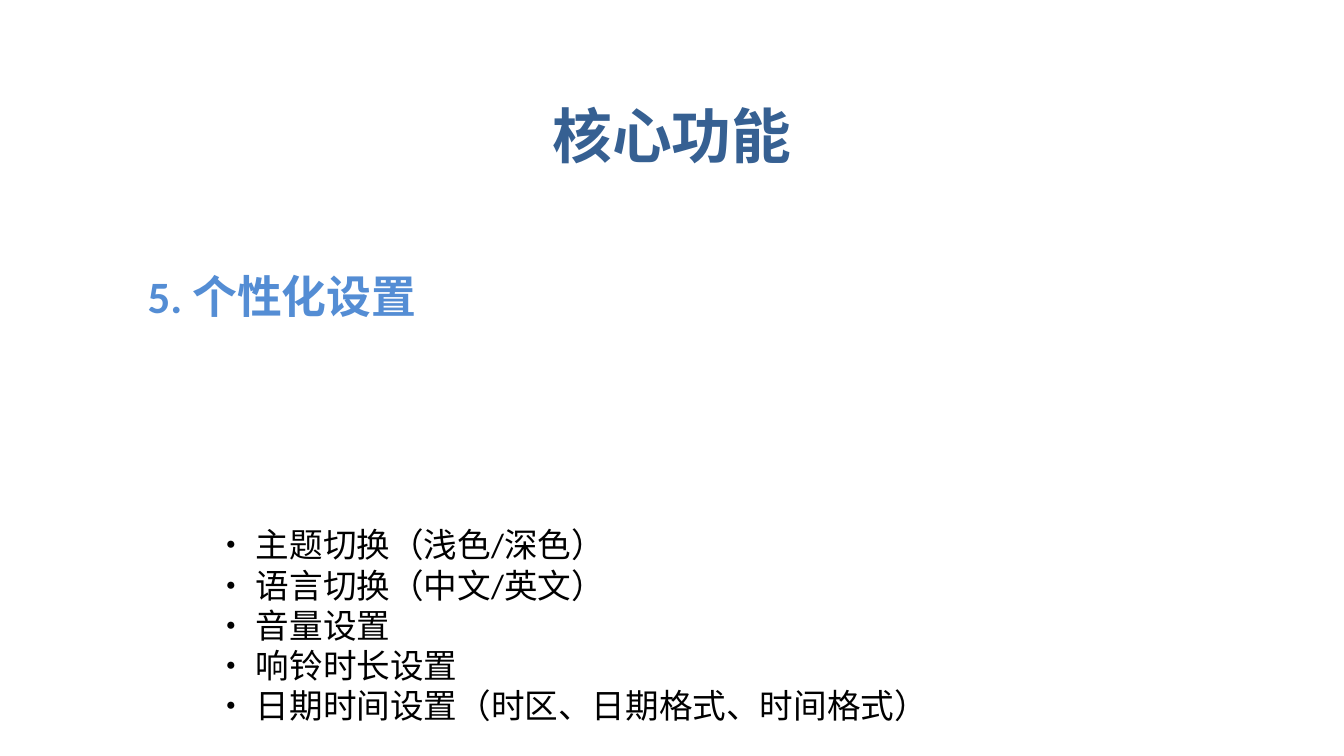
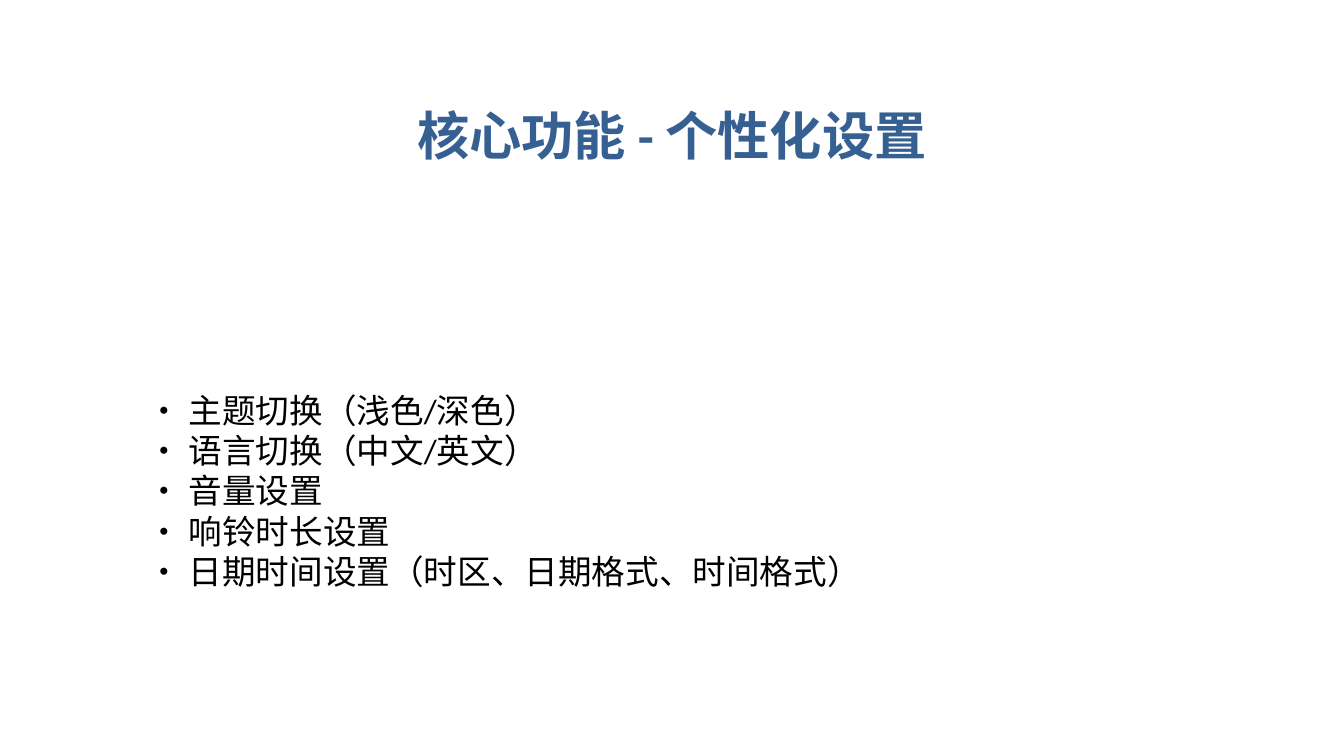
Before and after one commit to nidhaggur/NotMatters, a slide deck: slide 9 of NotMatters_Presentation.pptx. Drawn at 1344x756 pixels with LibreOffice and Linux fonts; fonts in the diff are those of the drawing. Boxes give left, top, right and bottom in pixels: in the first picture for what was removed or moved away, otherwise in the second. Text is boxed around its words. In the diff, an @@ line names an element or a change of style, - is before the commit and + after.

```diff
--- a/NotMatters_Presentation.pptx
+++ b/NotMatters_Presentation.pptx
@@ text at <box>417,110,927,160</box>: text changed; size 32 to 28 pt @@
-核心功能
+核心功能 - 个性化设置
@@ text "• 主题切换（浅色/深色） • 语言切换（中文/英文） • ...": place and size @@
-text "• 主题切换（浅色/深色） • 语言切换（中文/英文） • ..." at <box>256,528,928,721</box>
+text "• 主题切换（浅色/深色） • 语言切换（中文/英文） • ..." at <box>189,394,861,587</box>
@@ text removed at <box>148,275,416,317</box> @@
-5. 个性化设置
```
Also in this commit, not shown: 17 other slides changed, 1 slide removed, 1 other file.
